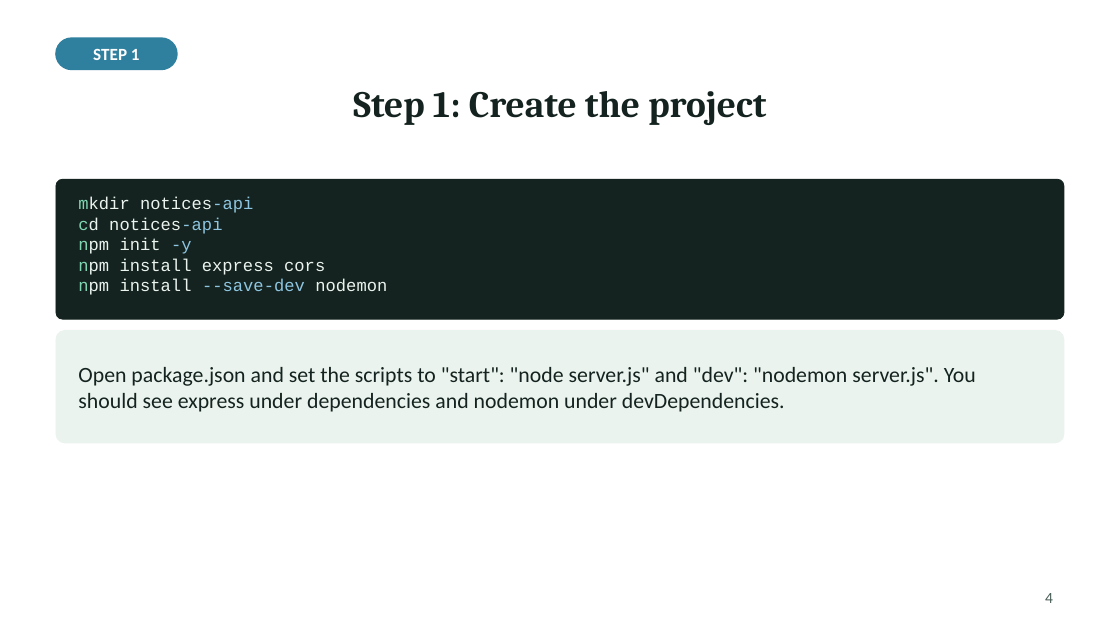
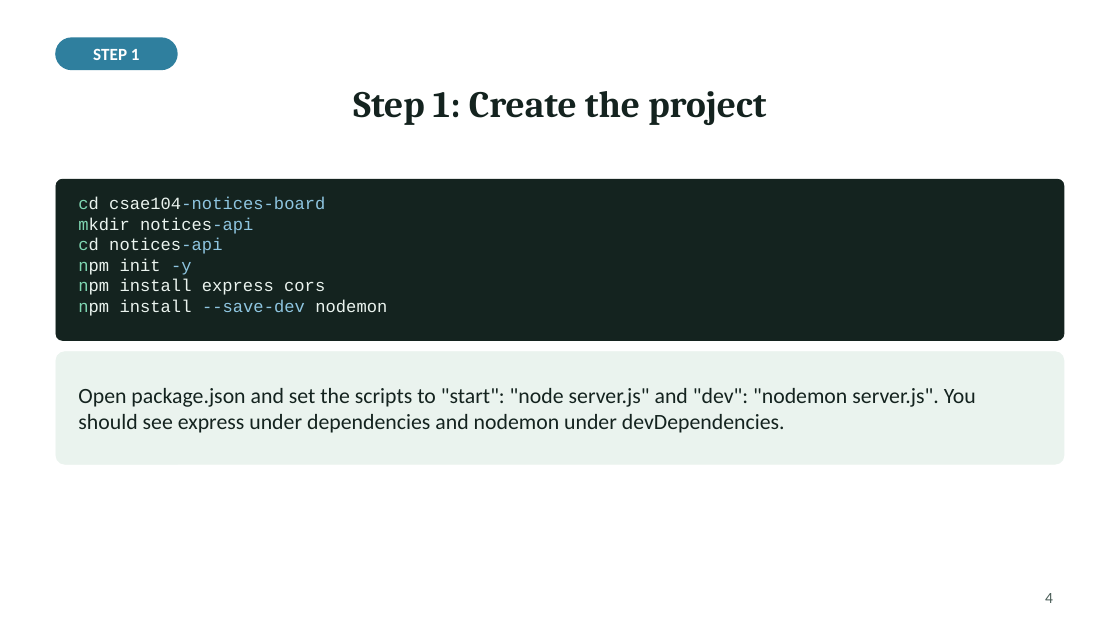
Before and after one commit to Haydzz9/sae104-site, a slide deck: slide 4 of downloads/laboratory/Week_06_Laboratory_First_Express_server_in_memory_CRUD_API.pptx. Drawn at 1120x630 pixels with LibreOffice and Linux fonts; fonts in the diff are those of the drawing. Boxes give left, top, right and bottom in pixels: in the first picture for what was removed or moved away, otherwise in the second. Text is boxed around its words. In the diff, an @@ line names an element or a change of style, - is before the commit and + after.

```diff
--- a/downloads/laboratory/Week_06_Laboratory_First_Express_server_in_memory_CRUD_API.pptx
+++ b/downloads/laboratory/Week_06_Laboratory_First_Express_server_in_memory_CRUD_API.pptx
@@ rounded rectangle: place and size @@
-rounded rectangle at (56,179,1064,319)
+rounded rectangle at (56,179,1064,340)
@@ rounded rectangle at (56,179,1064,340): proportions changed @@
@@ text at (78,196,325,209): paragraph added @@
+cd csae104-notices-board
@@ rounded rectangle: place and size @@
-rounded rectangle at (56,330,1064,442)
+rounded rectangle at (56,352,1064,464)
@@ text "Open package.json and set the ...": place and size @@
-text "Open package.json and set the ..." at (78,367,976,412)
+text "Open package.json and set the ..." at (78,388,976,433)
```
Also in this commit, not shown: 1 other slide changed, 2 slides added, 28 other files.
